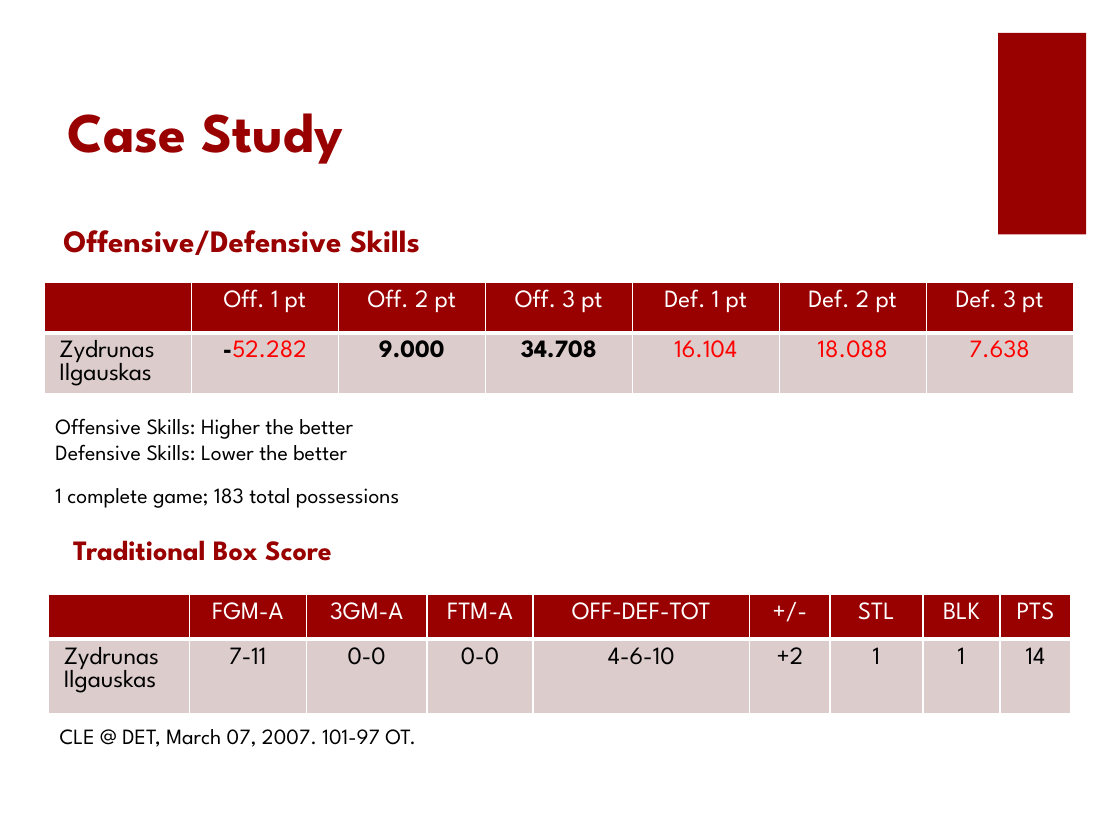
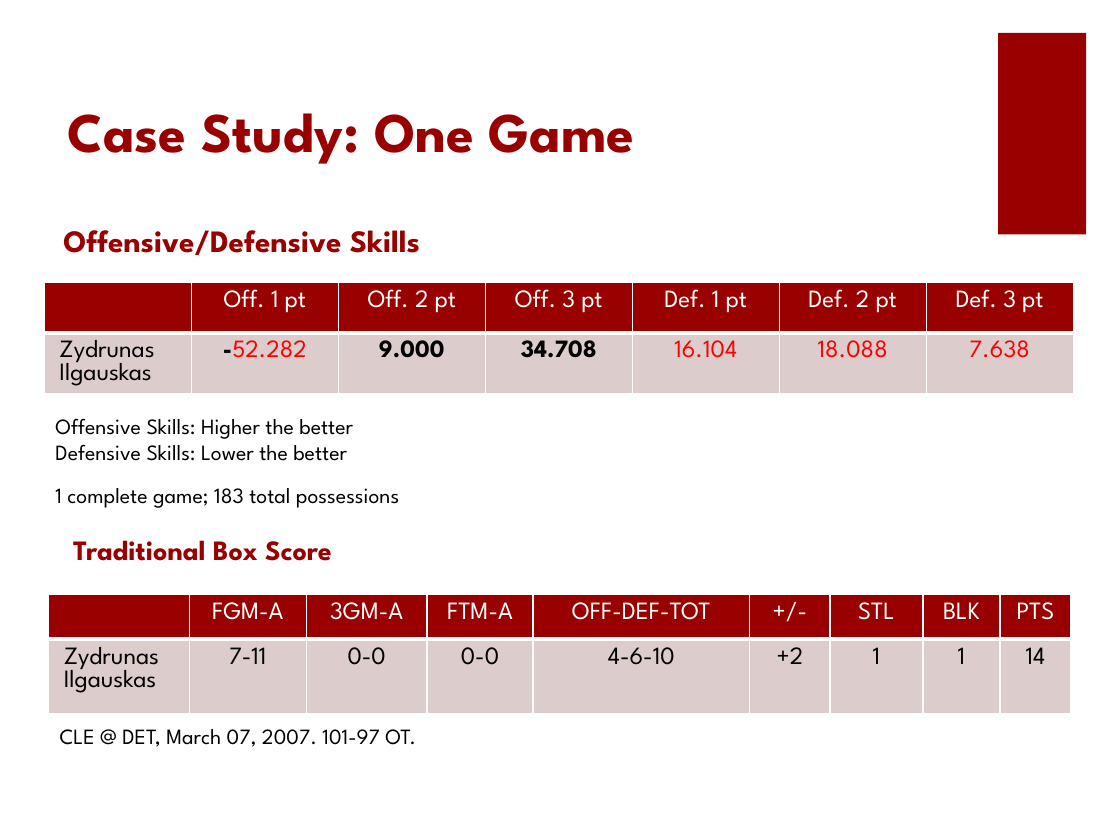
Before and after one commit to devang1994/tennis-skill-rankings, a slide deck: slide 5 of poster/CS 228 Poster Presentation.pptx. Drawn at 1120x840 pixels with LibreOffice and Linux fonts; fonts in the diff are those of the drawing. Boxes give left, top, right and bottom in pixels: in the first picture for what was removed or moved away, otherwise in the second. Text is boxed around its words. In the diff, an @@ line names an element or a change of style, - is before the commit and + after.

```diff
--- a/poster/CS 228 Poster Presentation.pptx
+++ b/poster/CS 228 Poster Presentation.pptx
@@ title at (67, 113, 635, 164): text changed @@
-Case Study
+Case Study: One Game
```
Also in this commit, not shown: 1 other slide changed, 1 slide added.
